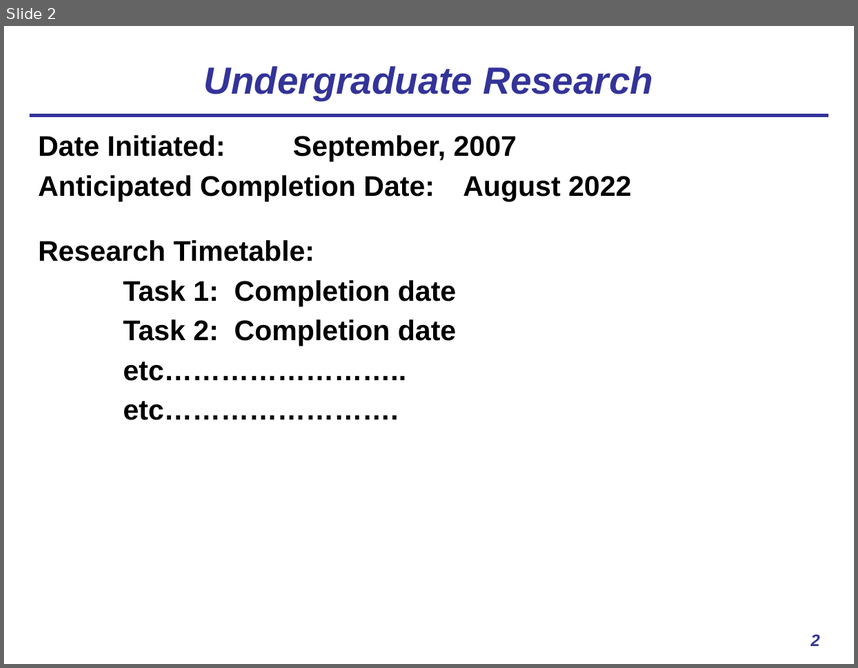
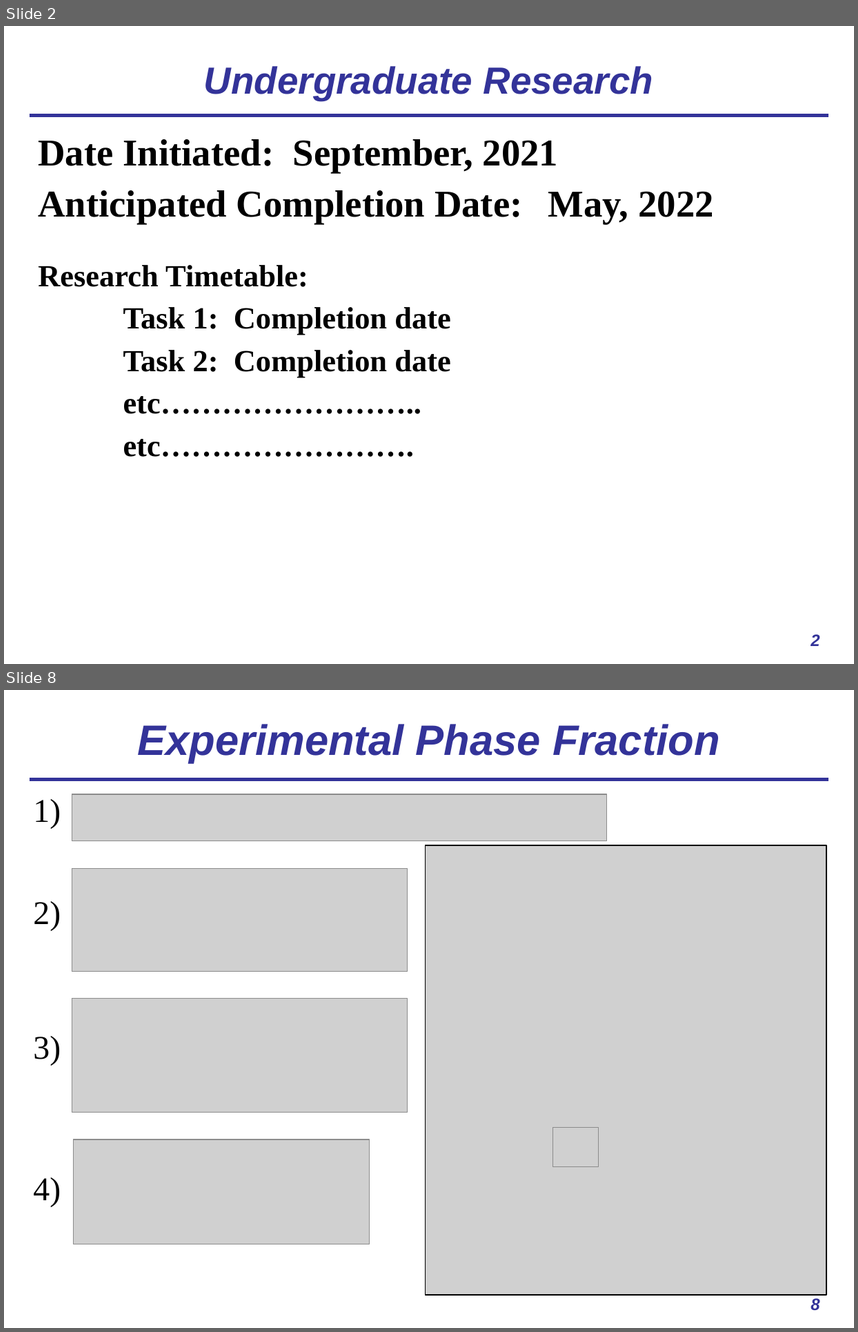
Before and after one commit to usnistgov/AusteniteCalculator, a slide deck: ASPPRC_presentation.pptx. Shown one above the other, each under a label of ours: slide 2 before the commit, slides 2 and 8 after it; the slides between them are not shown. The pictures are 858x668 and 858x1332 pixels, drawn with LibreOffice and Linux fonts; fonts in the diff are those of the drawing; grey boxes stand for pictures. Boxes give left, top, right and bottom in pixels: in the first picture for what was removed or moved away, otherwise in the second. Text is boxed around its words. In the diff, an @@ line names an element or a change of style, - is before the commit and + after.

```diff
--- a/ASPPRC_presentation.pptx
+++ b/ASPPRC_presentation.pptx
@@ slide 8 added at [4,690,854,1328], background #FFFFFF; not listed: 1 template element that a slide beside it also shows @@
@@ title added at [137,724,720,763], 36 pt, text #333399, bold, italic @@
+Experimental Phase Fraction
@@ text added at [33,799,61,829], 28 pt, text #000000 @@
+1)
@@ picture added at [72,795,606,841] @@
@@ picture added at [426,845,827,1294] @@
@@ picture added at [72,869,408,972] @@
@@ text added at [33,901,61,930], 28 pt, text #000000 @@
+2)
@@ picture added at [72,998,408,1112] @@
@@ text added at [33,1036,61,1065], 28 pt, text #000000 @@
+3)
@@ picture added at [74,1138,370,1243] @@
@@ picture added at [553,1127,598,1167] @@
@@ text added at [33,1177,61,1207], 28 pt, text #000000 @@
+4)
@@ page number added at [811,1298,820,1310], 14 pt, text #333399, bold, italic @@
+8
@@ slide 2 changed as well @@
@@ text at [38,139,714,224]: text changed; size 24 to 32 pt; font Arial to Times New Roman @@
-Date Initiated: September, 2007
-Anticipated Completion Date: August 2022
+Date Initiated: September, 2021
+Anticipated Completion Date: May, 2022
@@ text at [38,265,450,457]: size 24 to 26 pt, font Arial to Times New Roman in "Research Timetable:", "Task 1: Completion date", "Task 2: Completion date", "etc…………………….." and 1 more places @@
```
Also in this commit, not shown: 2 other slides changed, 5 other slides added, 2 slides removed.
